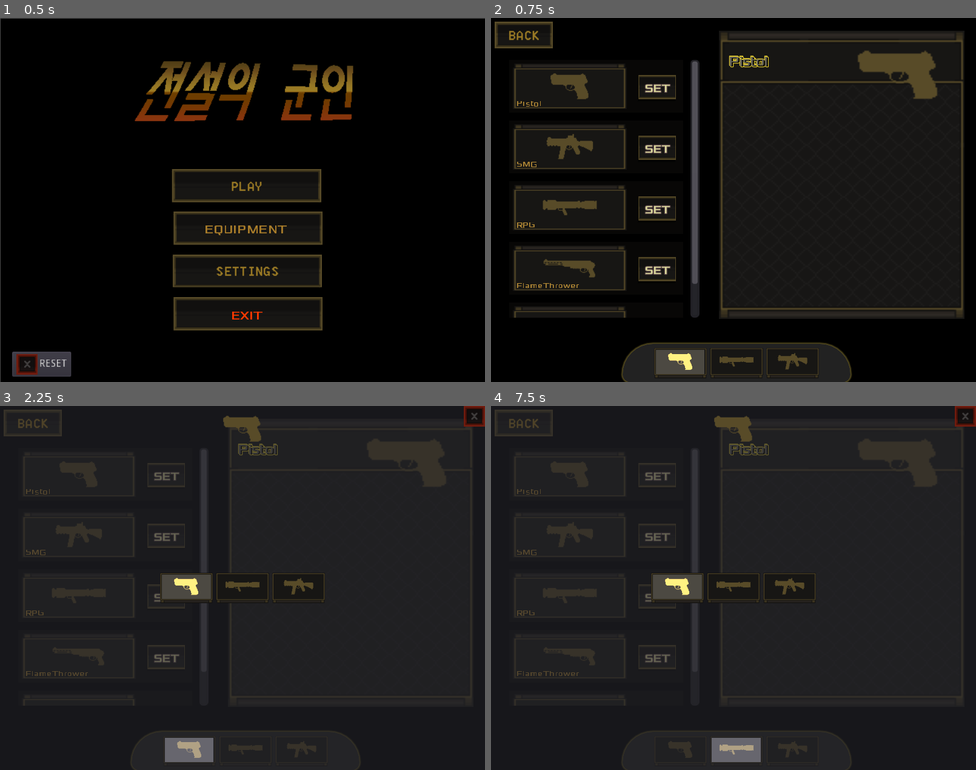
Above: before the commit, frames 1-4 (two rows, left to right).
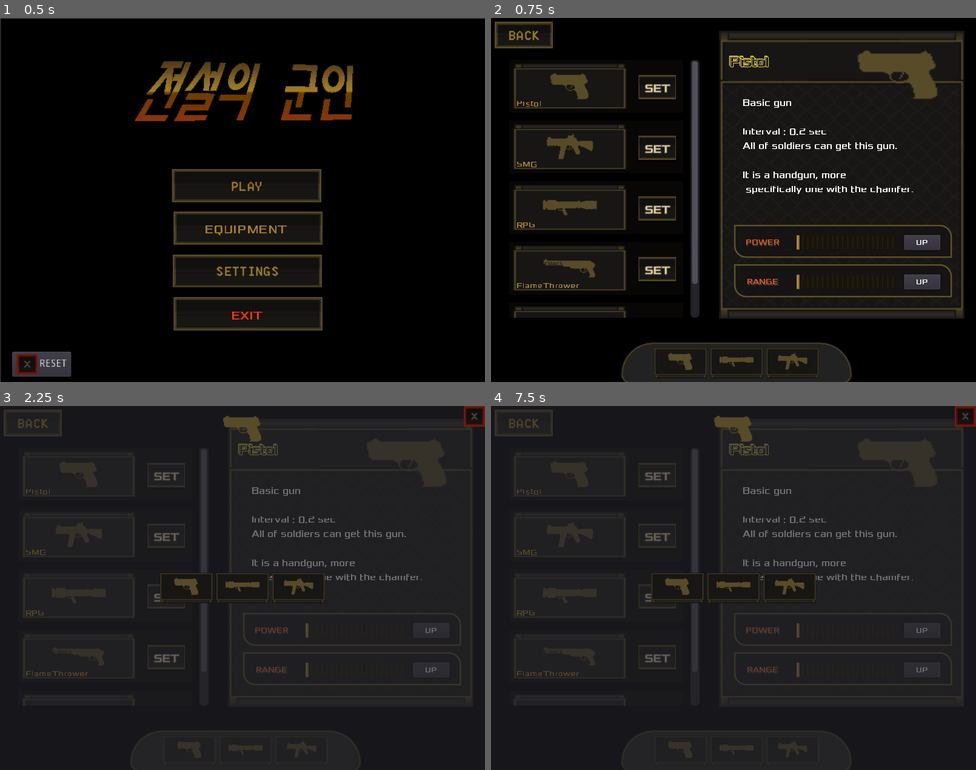
Above: after the commit, the same moments.

Repository: gurum77/legend_soilder
Game: Godot game, scene res://scenes/Home.tscn
Same seed, same stepped clock (60 frames per second), same inputs: the game is played once before the commit and once after it.
Inputs (mouse positions are in pixels of both pictures, inside the frame that each line leads up to):
- Up to frame 1 (0.5 s): no input
- Up to frame 2 (0.75 s): click "EQUIPMENT" at 0.5 s
- Up to frame 3 (2.25 s): click (77, 475) at 1.27 s; click "SET" at 2 s
- Up to frame 4 (7.5 s): click "+" at 2.75 s; click (922, 631) at 3.5 s, where only the run after the commit has a clickable "UP"; click "+" at 4.25 s; click "+" at 5 s; click (529, 431) at 5.75 s; tap Enter at 6.5 s; move the mouse to (840, 569) at 6.52 s; hold Right (ui_right) 6.53-7.25 s; click (840, 569) at 6.67 s; tap Space at 7.25 s; drag from (636, 606) to (709, 660) at 7.27 s

Frame 1 is identical in both runs. In frame 2, 3.1% of the frame differs, in the area x 7-96%, y 22-98%; in frame 3, 2.6%; in frame 4, 2.6%.

Commit message:
weapon upgrade

Diff:
--- a/project.godot
+++ b/project.godot
@@ -40,6 +40,11 @@
 "path": "res://scripts/PlayerBody.gd"
 }, {
 "base": "Reference",
+"class": "WeaponInformation",
+"language": "GDScript",
+"path": "res://scripts/WeaponInfomation.gd"
+}, {
+"base": "Reference",
 "class": "WeaponInventoryItem",
 "language": "GDScript",
 "path": "res://scripts/WeaponInventoryItem.gd"
@@ -51,6 +56,7 @@
 "Obstacle": "",
 "ObstacleBody": "",
 "PlayerBody": "",
+"WeaponInformation": "",
 "WeaponInventoryItem": ""
 }
 
--- a/scenes/Equipment.tscn
+++ b/scenes/Equipment.tscn
@@ -1,7 +1,8 @@
-[gd_scene load_steps=9 format=2]
+[gd_scene load_steps=11 format=2]
 
 [ext_resource path="res://scenes/WeaponPanel.tscn" type="PackedScene" id=1]
 [ext_resource path="res://assets/ui/Pistol HUD.png" type="Texture" id=2]
+[ext_resource path="res://scenes/PowerPanel.tscn" type="PackedScene" id=3]
 [ext_resource path="res://scripts/Equipment.gd" type="Script" id=4]
 [ext_resource path="res://assets/ui/BTN BACK.png" type="Texture" id=5]
 [ext_resource path="res://assets/ui/BG.png" type="Texture" id=9]
@@ -12,6 +13,10 @@
 size = 18
 outline_size = 1
 outline_color = Color( 0.831373, 0.745098, 0.184314, 1 )
+font_data = ExtResource( 10 )
+
+[sub_resource type="DynamicFont" id=2]
+size = 13
 font_data = ExtResource( 10 )
 
 [node name="Equipment" type="Panel"]
@@ -114,6 +119,34 @@
 "_edit_use_anchors_": false
 }
 
+[node name="PowerPanel" parent="Control/WeaponDescriptionPanel" instance=ExtResource( 3 )]
+margin_top = 256.0
+margin_bottom = 299.0
+
+[node name="RangePanel" parent="Control/WeaponDescriptionPanel" instance=ExtResource( 3 )]
+margin_top = 308.0
+margin_bottom = 351.0
+upgrade_item = 1
+
+[node name="Infomation" type="Label" parent="Control/WeaponDescriptionPanel"]
+margin_left = 31.0
+margin_top = 87.0
+margin_right = 287.0
+margin_bottom = 236.0
+custom_fonts/font = SubResource( 2 )
+text = "Basic gun
+
+Interval : 0.2 sec
+All of soldiers can get this gun.
+
+It is a handgun, more
+ specifically one with the chamfer.
+
+"
+__meta__ = {
+"_edit_use_anchors_": false
+}
+
 [node name="WeaponInventory" parent="Control" instance=ExtResource( 11 )]
 
 [node name="BackButton" type="TextureButton" parent="."]
--- /dev/null
+++ b/scenes/PowerPanel.tscn
@@ -0,0 +1,192 @@
+[gd_scene load_steps=7 format=2]
+
+[ext_resource path="res://assets/ui/VBar.png" type="Texture" id=1]
+[ext_resource path="res://assets/fonts/Xolonium-Regular.ttf" type="DynamicFontData" id=2]
+[ext_resource path="res://scenes/UpgradePanel.gd" type="Script" id=3]
+
+[sub_resource type="StyleBoxFlat" id=1]
+bg_color = Color( 0.0784314, 0.0705882, 0.0705882, 0.643137 )
+border_width_left = 2
+border_width_top = 2
+border_width_right = 2
+border_width_bottom = 2
+border_color = Color( 0.482353, 0.423529, 0.192157, 0.709804 )
+corner_radius_top_right = 15
+corner_radius_bottom_left = 15
+
+[sub_resource type="DynamicFont" id=2]
+size = 11
+font_data = ExtResource( 2 )
+
+[sub_resource type="DynamicFont" id=3]
+size = 10
+font_data = ExtResource( 2 )
+
+[node name="UpgradePanel" type="Panel"]
+margin_left = 20.0
+margin_top = 119.0
+margin_right = 307.0
+margin_bottom = 162.0
+custom_styles/panel = SubResource( 1 )
+script = ExtResource( 3 )
+__meta__ = {
+"_edit_use_anchors_": false
+}
+
+[node name="Title" type="Label" parent="."]
+margin_left = 10.7424
+margin_top = 3.08908
+margin_right = 63.7424
+margin_bottom = 42.0891
+custom_fonts/font = SubResource( 2 )
+custom_colors/font_color = Color( 0.858824, 0.364706, 0.137255, 1 )
+custom_colors/font_color_shadow = Color( 0.227451, 0.223529, 0.219608, 1 )
+text = "POWER"
+align = 1
+valign = 1
+__meta__ = {
+"_edit_use_anchors_": false
+}
+
+[node name="HBoxContainer" type="HBoxContainer" parent="."]
+margin_left = 82.0
+margin_top = 13.0
+margin_right = 317.0
+margin_bottom = 41.0
+rect_scale = Vector2( 0.55, 0.7 )
+custom_constants/separation = 5
+__meta__ = {
+"_edit_use_anchors_": false
+}
+
+[node name="Bar1" type="TextureRect" parent="HBoxContainer"]
+margin_right = 7.0
+margin_bottom = 28.0
+texture = ExtResource( 1 )
+
+[node name="Bar2" type="TextureRect" parent="HBoxContainer"]
+margin_left = 12.0
+margin_right = 19.0
+margin_bottom = 28.0
+texture = ExtResource( 1 )
+
+[node name="Bar3" type="TextureRect" parent="HBoxContainer"]
+margin_left = 24.0
+margin_right = 31.0
+margin_bottom = 28.0
+texture = ExtResource( 1 )
+
+[node name="Bar4" type="TextureRect" parent="HBoxContainer"]
+margin_left = 36.0
+margin_right = 43.0
+margin_bottom = 28.0
+texture = ExtResource( 1 )
+
+[node name="Bar5" type="TextureRect" parent="HBoxContainer"]
+margin_left = 48.0
+margin_right = 55.0
+margin_bottom = 28.0
+texture = ExtResource( 1 )
+
+[node name="Bar6" type="TextureRect" parent="HBoxContainer"]
+margin_left = 60.0
+margin_right = 67.0
+margin_bottom = 28.0
+texture = ExtResource( 1 )
+
+[node name="Bar7" type="TextureRect" parent="HBoxContainer"]
+margin_left = 72.0
+margin_right = 79.0
+margin_bottom = 28.0
+texture = ExtResource( 1 )
+
+[node name="Bar8" type="TextureRect" parent="HBoxContainer"]
+margin_left = 84.0
+margin_right = 91.0
+margin_bottom = 28.0
+texture = ExtResource( 1 )
+
+[node name="Bar9" type="TextureRect" parent="HBoxContainer"]
+margin_left = 96.0
+margin_right = 103.0
+margin_bottom = 28.0
+texture = ExtResource( 1 )
+
+[node name="Bar10" type="TextureRect" parent="HBoxContainer"]
+margin_left = 108.0
+margin_right = 115.0
+margin_bottom = 28.0
+texture = ExtResource( 1 )
+
+[node name="Bar11" type="TextureRect" parent="HBoxContainer"]
+margin_left = 120.0
+margin_right = 127.0
+margin_bottom = 28.0
+texture = ExtResource( 1 )
+
+[node name="Bar12" type="TextureRect" parent="HBoxContainer"]
+margin_left = 132.0
+margin_right = 139.0
+margin_bottom = 28.0
+texture = ExtResource( 1 )
+
+[node name="Bar13" type="TextureRect" parent="HBoxContainer"]
+margin_left = 144.0
+margin_right = 151.0
+margin_bottom = 28.0
+texture = ExtResource( 1 )
+
+[node name="Bar14" type="TextureRect" parent="HBoxContainer"]
+margin_left = 156.0
+margin_right = 163.0
+margin_bottom = 28.0
+texture = ExtResource( 1 )
+
+[node name="Bar15" type="TextureRect" parent="HBoxContainer"]
+margin_left = 168.0
+margin_right = 175.0
+margin_bottom = 28.0
+texture = ExtResource( 1 )
+
+[node name="Bar16" type="TextureRect" parent="HBoxContainer"]
+margin_left = 180.0
+margin_right = 187.0
+margin_bottom = 28.0
+texture = ExtResource( 1 )
+
+[node name="Bar17" type="TextureRect" parent="HBoxContainer"]
+margin_left = 192.0
+margin_right = 199.0
+margin_bottom = 28.0
+texture = ExtResource( 1 )
+
+[node name="Bar18" type="TextureRect" parent="HBoxContainer"]
+margin_left = 204.0
+margin_right = 211.0
+margin_bottom = 28.0
+texture = ExtResource( 1 )
+
+[node name="Bar19" type="TextureRect" parent="HBoxContainer"]
+margin_left = 216.0
+margin_right = 223.0
+margin_bottom = 28.0
+texture = ExtResource( 1 )
+
+[node name="Bar20" type="TextureRect" parent="HBoxContainer"]
+margin_left = 228.0
+margin_right = 235.0
+margin_bottom = 28.0
+texture = ExtResource( 1 )
+
+[node name="Button" type="Button" parent="."]
+margin_left = 224.0
+margin_top = 13.0
+margin_right = 272.0
+margin_bottom = 33.0
+custom_fonts/font = SubResource( 3 )
+custom_colors/font_color = Color( 1, 1, 1, 1 )
+text = "UP"
+__meta__ = {
+"_edit_use_anchors_": false
+}
+[connection signal="pressed" from="Button" to="." method="_on_Button_pressed"]
--- /dev/null
+++ b/scenes/UpgradePanel.gd
@@ -0,0 +1,48 @@
+extends Panel
+
+enum UpgradeItem{power, fire_range}
+export (UpgradeItem) var upgrade_item = UpgradeItem.power
+export (Define.Weapon) var weapon = Define.Weapon.Pistol
+
+onready var weapon_information:WeaponInformation = StaticData.get_weapon_information(weapon)
+
+func _ready():
+	update()
+
+func change_weapon(w):
+	weapon = w
+	weapon_information = StaticData.get_weapon_information(weapon)
+	update()
+
+func update():
+	if upgrade_item == UpgradeItem.power:
+		$Title.text = "POWER"
+		update_bar(weapon_information.power_level)
+	elif upgrade_item == UpgradeItem.fire_range:
+		$Title.text = "RANGE"
+		update_bar(weapon_information.range_level)
+
+func update_bar(level):
+	var bars = $HBoxContainer.get_children()
+	for i in range(bars.size()):
+		# 켠다
+		if level > i:
+			bars[i].modulate.r = 1
+			bars[i].modulate.g = 1
+			bars[i].modulate.b = 1
+		else:
+			bars[i].modulate.r = 0.2
+			bars[i].modulate.g = 0.2
+			bars[i].modulate.b = 0.2
+
+
+# UP 버튼
+func _on_Button_pressed():
+	var wi:WeaponInformation = StaticData.get_weapon_information(weapon)
+	if wi == null:
+		return
+	if upgrade_item == UpgradeItem.power:
+		wi.upgrade_power_level()
+	elif upgrade_item == UpgradeItem.fire_range:
+		wi.upgrade_range_level()
+	update()
--- a/scenes/WeaponButton.tscn
+++ b/scenes/WeaponButton.tscn
@@ -39,6 +39,7 @@
 }
 
 [node name="Light2D" type="Light2D" parent="TextureRect"]
+visible = false
 position = Vector2( 24.8948, 15.7981 )
 scale = Vector2( 2.01057, 1.00194 )
 texture = ExtResource( 5 )
--- a/scenes/World.tscn
+++ b/scenes/World.tscn
@@ -394,7 +394,7 @@
 
 [node name="LegAnimatedSprite" parent="Player/Body/AnimatedSprites" index="0"]
 position = Vector2( 0.28064, 0 )
-frame = 3
+frame = 4
 
 [node name="Money" parent="." instance=ExtResource( 15 )]
 position = Vector2( 149.913, 136.683 )
--- a/scripts/Define.gd
+++ b/scripts/Define.gd
@@ -2,6 +2,9 @@
 enum Weapon{None, Pistol, SMG, RPG, FlameThrower, MG}
 enum GameState{ready, play, over}
 
+# 최대 upgrade 레벨
+var max_power_level = 20
+var max_range_level = 20
 
 export (Texture) var FlameThrower_texture = null
 export (Texture) var MG_texture = null
--- a/scripts/StaticData.gd
+++ b/scripts/StaticData.gd
@@ -8,6 +8,15 @@
 var requirement_score_for_stage = 10000
 var total_money = 0
 var current_stage_money = 0	# 현재 stage에서 모은 돈
+
+# weapon 정보
+var weapon_informations:Dictionary = {
+	Define.get_weapon_name(Define.Weapon.Pistol) : WeaponInformation.new(),
+	Define.get_weapon_name(Define.Weapon.SMG) : WeaponInformation.new(),
+	Define.get_weapon_name(Define.Weapon.RPG) : WeaponInformation.new(),
+	Define.get_weapon_name(Define.Weapon.FlameThrower) : WeaponInformation.new(),
+	Define.get_weapon_name(Define.Weapon.MG) : WeaponInformation.new()
+}
 
 
 # 인벤토리 정보(최대 3개)
@@ -87,6 +96,7 @@
 func get_current_inventory_item() -> WeaponInventoryItem:
 	return get_inventory_item(current_weapon_index)
 
+#
 func get_inventory_item(index) -> WeaponInventoryItem:
 	init()
 	if index == 0:
@@ -97,3 +107,12 @@
 		return inventory_item3
 	else:
 		return null
+
+# 무기 정보를 리턴한다
+# 없으면 만들어서 리턴한다
+func get_weapon_information(weapon)->WeaponInformation:
+	if weapon_informations.has(Define.get_weapon_name(weapon)):
+		return weapon_informations[Define.get_weapon_name(weapon)]
+	else:
+		weapon_informations[Define.get_weapon_name(weapon)] = WeaponInformation.new()
+	return weapon_informations[Define.get_weapon_name(weapon)]
--- a/scripts/WeaponButton.gd
+++ b/scripts/WeaponButton.gd
@@ -22,7 +22,8 @@
 		$TextureRect.texture = Define.get_weapon_texture(weapon)
 		$Label.visible = false
 
-	if StaticData.current_weapon_index == weapon_index:
-		$TextureRect/Light2D.visible = true
-	else:
-		$TextureRect/Light2D.visible = false
+	if StaticData.game_state == Define.GameState.play:
+		if StaticData.current_weapon_index == weapon_index:
+			$TextureRect/Light2D.visible = true
+		else:
+			$TextureRect/Light2D.visible = false
--- /dev/null
+++ b/scripts/WeaponInfomation.gd
@@ -0,0 +1,12 @@
+class_name WeaponInformation
+
+var power_level = 1
+var range_level = 1
+
+func upgrade_power_level():
+	if power_level < Define.max_power_level:
+		power_level += 1
+
+func upgrade_range_level():
+	if range_level < Define.max_range_level:
+		range_level += 1
--- a/scripts/WeaponInventoryItem.gd
+++ b/scripts/WeaponInventoryItem.gd
@@ -2,3 +2,5 @@
 
 var enabled = true
 var weapon = Define.Weapon.None
+var power_level = 1
+var range_level = 1
--- a/scripts/WeaponPanel.gd
+++ b/scripts/WeaponPanel.gd
@@ -17,6 +17,8 @@
 		return
 	desc_panel.get_node("WeaponTexture").texture = Define.get_weapon_texture(weapon)
 	desc_panel.get_node("WeaponNameLabel").text = Define.get_weapon_name(weapon)
+	desc_panel.get_node("PowerPanel").change_weapon(weapon)
+	desc_panel.get_node("RangePanel").change_weapon(weapon)
 
 
 # set 버튼을 누르면 setting weapon panel을 보여준다.
Binary file added: assets/ui/VBar BG.png
Not shown, added: assets/ui/VBar BG.png.import
Binary file added: assets/ui/VBar.png
Not shown, added: assets/ui/VBar.png.import
